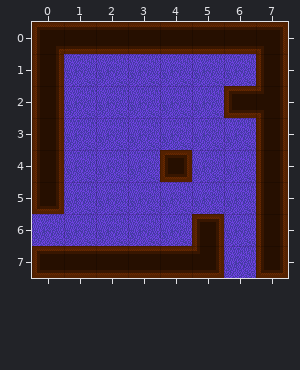
Tiled map -- datas/maps/beta5.tmx. Above is the file before it was changed.
Cells are 32x32 px. Shown: x 0..7, y 0..7.
The result:
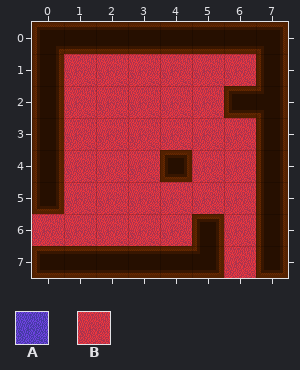
Key: from "moquette": A 1, B 7.
_ is an empty cell.
From old to new:
{"where": "layer \"moquette\""}
{"y":1,"x":1,"old":"AAAAAA","new":"BBBBBB"}
{"y":2,"x":1,"old":"AAAAA","new":"BBBBB"}
{"y":3,"x":1,"old":"AAAAAA","new":"BBBBBB"}
{"y":4,"x":1,"old":"AAA","new":"BBB"}
{"y":4,"x":5,"old":"AA","new":"BB"}
{"y":5,"x":1,"old":"AAAAAA","new":"BBBBBB"}
{"y":6,"x":0,"old":"AAAAA","new":"BBBBB"}
{"y":6,"x":6,"old":"A","new":"B"}
{"y":7,"x":6,"old":"A","new":"B"}
